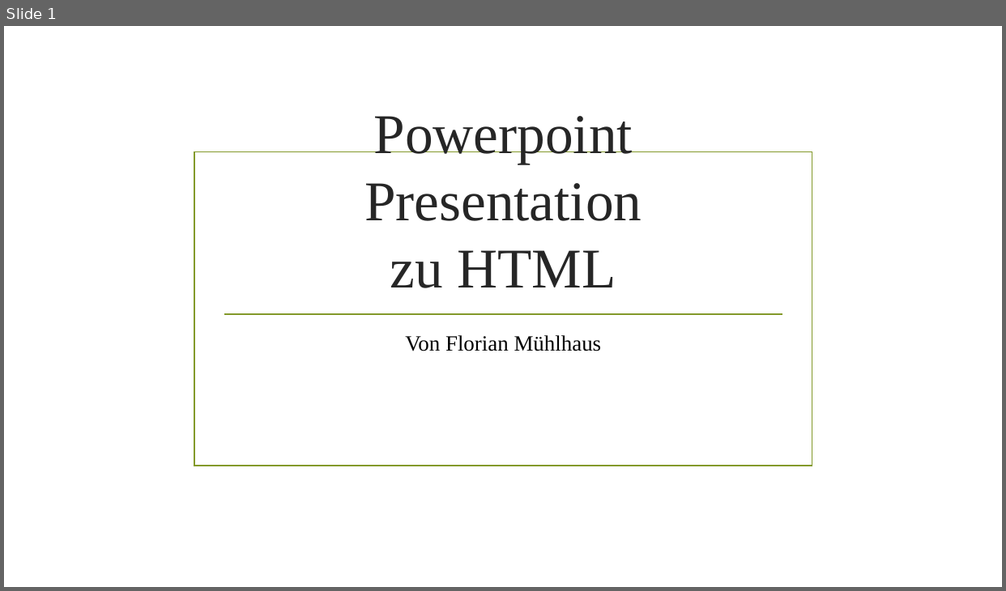
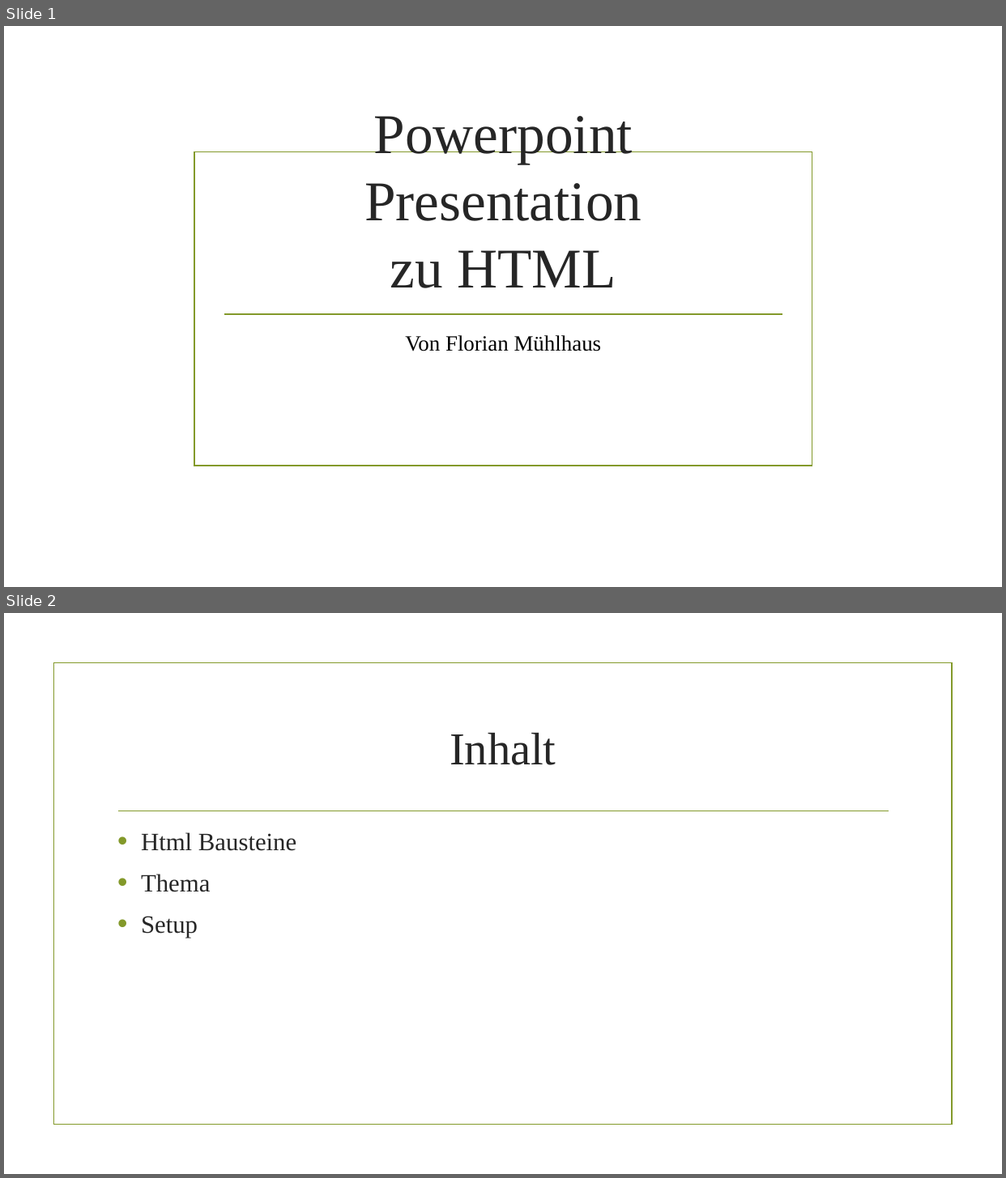
Before and after one commit to muhlhausfloriangmailcom/Div, a slide deck: html/Webseite/Html Präsentation.pptx. Shown one above the other, each under a label of ours: slide 1 before the commit, slides 1 and 2 after it. The pictures are 1006x591 and 1006x1178 pixels, drawn with LibreOffice and Linux fonts; fonts in the diff are those of the drawing; background and template pictures are left out. Boxes give left, top, right and bottom in pixels: in the first picture for what was removed or moved away, otherwise in the second. Text is boxed around its words. In the diff, an @@ line names an element or a change of style, - is before the commit and + after.

```diff
--- a/html/Webseite/Html Präsentation.pptx
+++ b/html/Webseite/Html Präsentation.pptx
@@ slide 2 added at [4, 613, 1002, 1174], background picture (left out) @@
@@ rectangle added at [53, 663, 952, 1125], outline #83992A 1.25 pt @@
@@ title added at [450, 733, 556, 765], 44 pt, text #262626 @@
+Inhalt
@@ line added from (118, 811) to (889, 811), #83992A 1.25 pt @@
@@ text added at [141, 833, 296, 938], 24 pt, text #262626 @@
+• Html Bausteine
+• Thema
+• Setup
```
Also in this commit, not shown: 3 other slides added, 3 slides removed, 1 other file.
